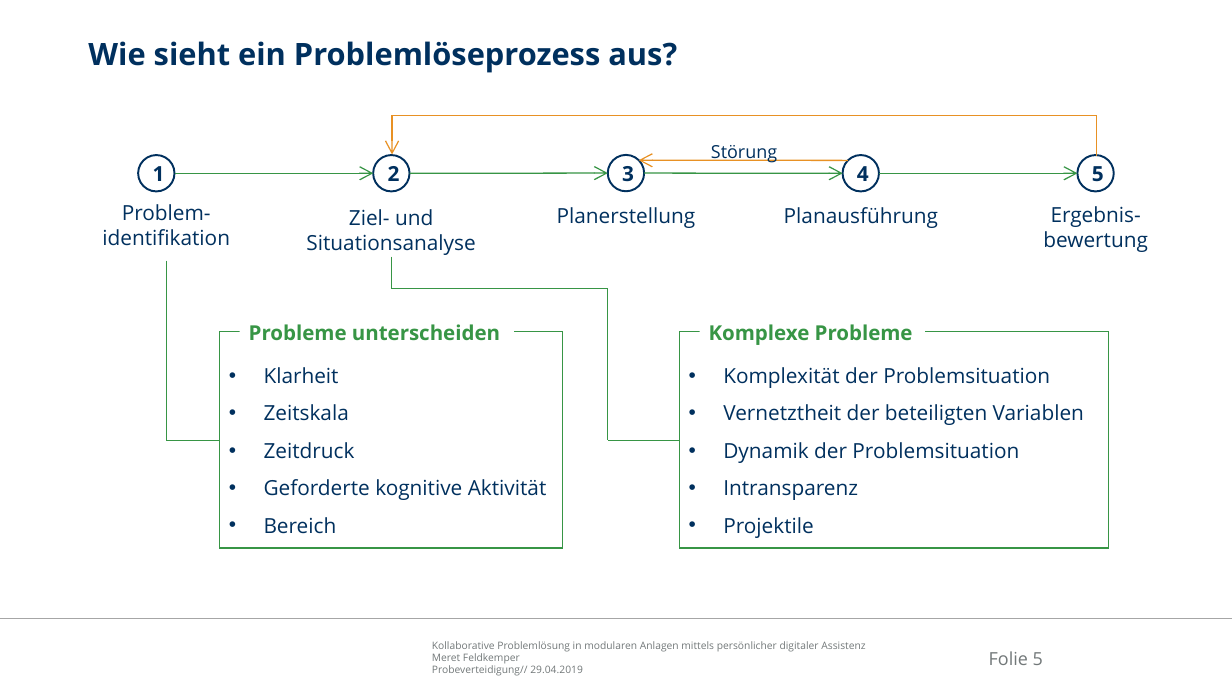
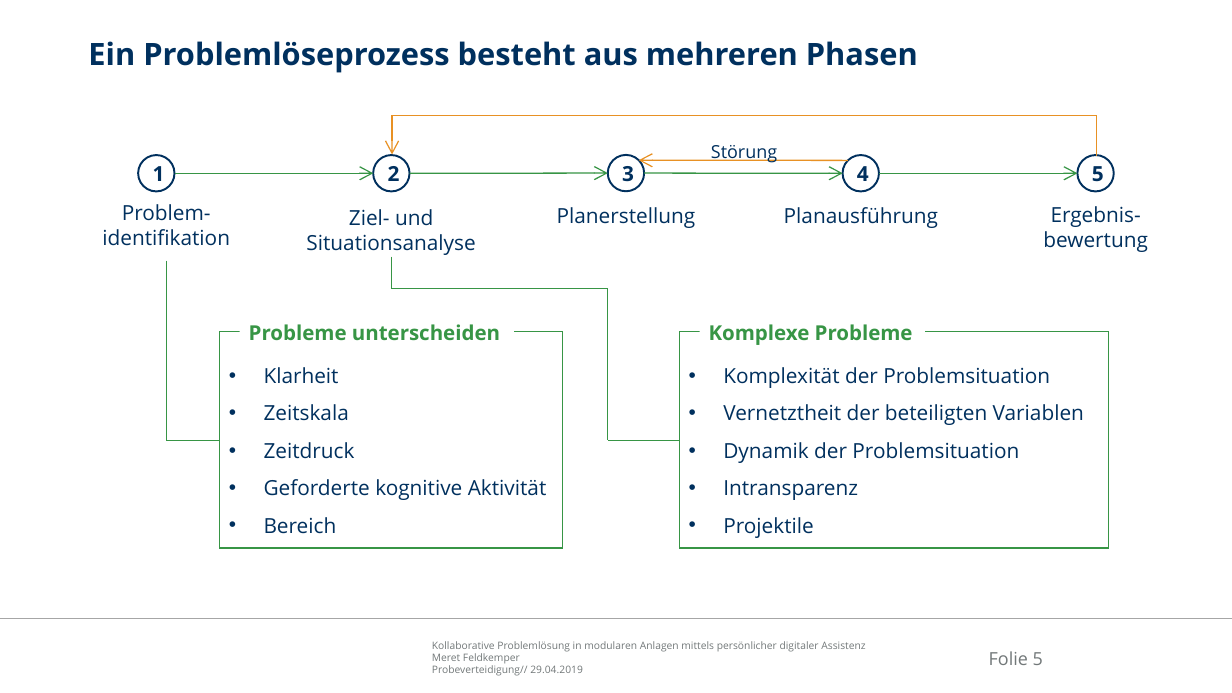
Before and after one commit to Ral3007/Diplomarbeit, a slide deck: slide 5 of Dokumente/Präsentationen/2019-04-29_DA_Feldkemper_Probeverteidigung.pptx. Drawn at 1232x693 pixels with LibreOffice and Linux fonts; fonts in the diff are those of the drawing; background and template pictures are left out. Boxes give left, top, right and bottom in pixels: in the first picture for what was removed or moved away, otherwise in the second. Text is boxed around its words. In the diff, an @@ line names an element or a change of style, - is before the commit and + after.

```diff
--- a/Dokumente/Präsentationen/2019-04-29_DA_Feldkemper_Probeverteidigung.pptx
+++ b/Dokumente/Präsentationen/2019-04-29_DA_Feldkemper_Probeverteidigung.pptx
@@ title at bbox=[88, 41, 918, 73]: text changed @@
-Wie sieht ein Problemlöseprozess aus?
+Ein Problemlöseprozess besteht aus mehreren Phasen
```
Also in this commit, not shown: 6 other slides changed, 1 slide added, 1 slide removed, 31 other files.
